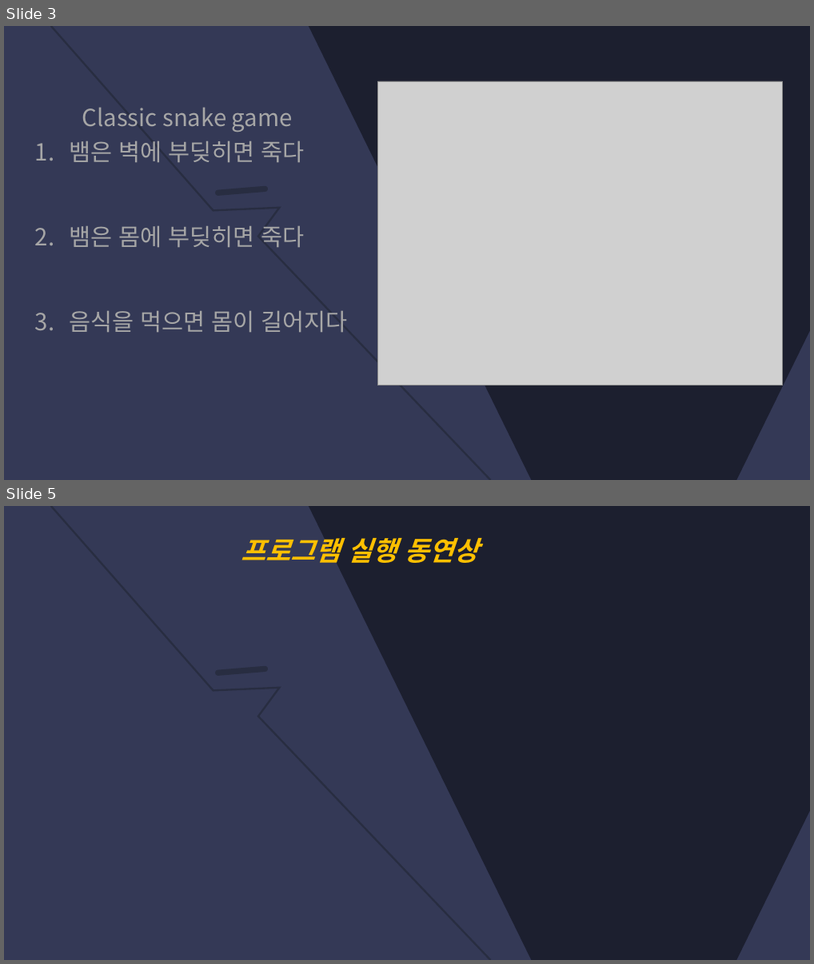
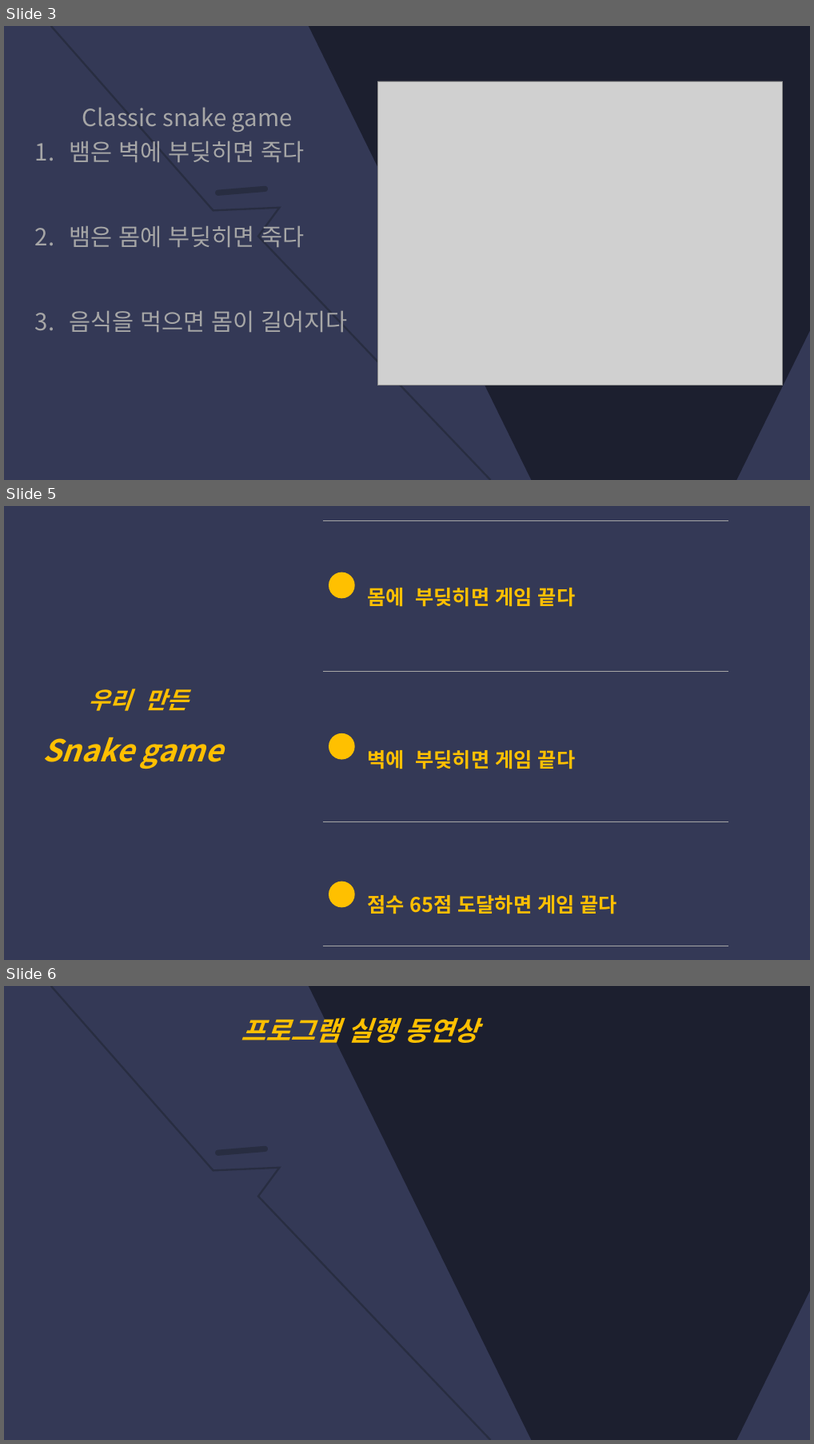
Before and after one commit to chenzijian0/Linux_SnakeGame, a slide deck: Snake_game.pptx. Shown one above the other, each under a label of ours: slides 3 and 5 before the commit, slides 3, 5 and 6 after it; the slides between them are not shown. The pictures are 814x964 and 814x1444 pixels, drawn with LibreOffice and Linux fonts; fonts in the diff are those of the drawing; grey boxes stand for pictures. Boxes give left, top, right and bottom in pixels: in the first picture for what was removed or moved away, otherwise in the second. Text is boxed around its words. In the diff, an @@ line names an element or a change of style, - is before the commit and + after.

```diff
--- a/Snake_game.pptx
+++ b/Snake_game.pptx
@@ slide 5 added at bbox=[4, 506, 810, 960], background #343956 @@
@@ table added at bbox=[323, 521, 730, 945], 3 rows, 1 columns @@
+몸에 부딪히면 게임 끝다
+벽에 부딪히면 게임 끝다
+점수 65점 도달하면 게임 끝다
@@ ellipse added at bbox=[329, 572, 355, 598], fill #FFC000 @@
@@ text added at bbox=[42, 688, 223, 768], 36 pt, text #FFC000, bold, italic @@
+우리 만든
+Snake game
@@ ellipse added at bbox=[329, 733, 355, 759], fill #FFC000 @@
@@ ellipse added at bbox=[329, 881, 355, 907], fill #FFC000 @@
@@ what was slide 5 is now slide 6 @@
```
Also in this commit, not shown: 9 slides changed, 2 other slides added, 5 other files.
